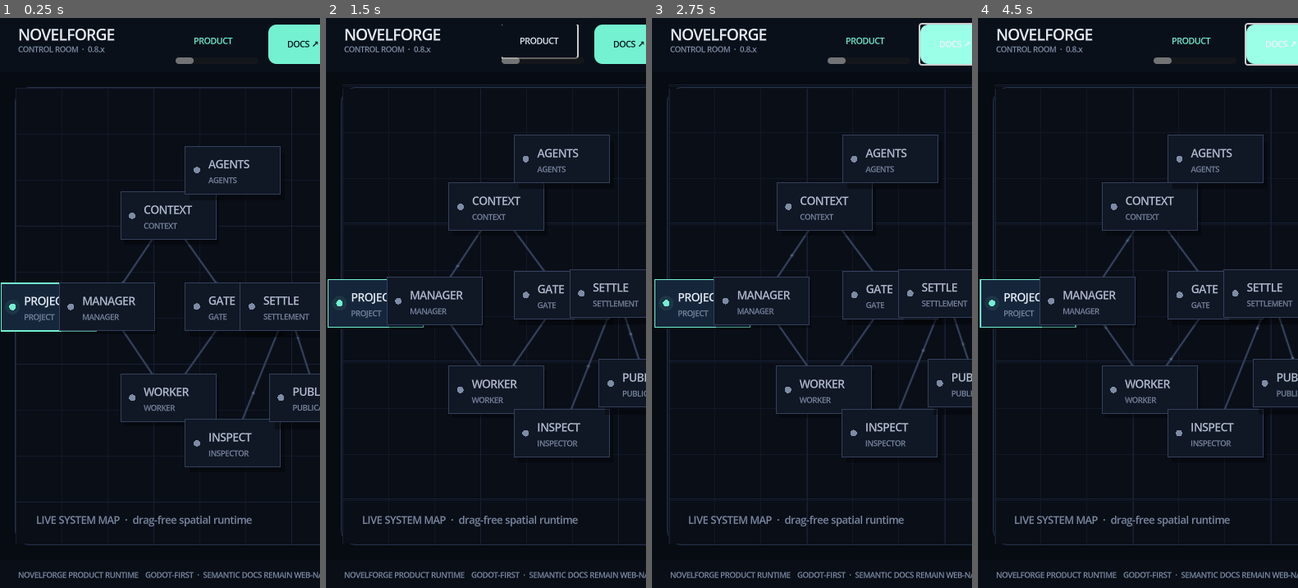
Above: before the commit, frames 1-4 (left to right).
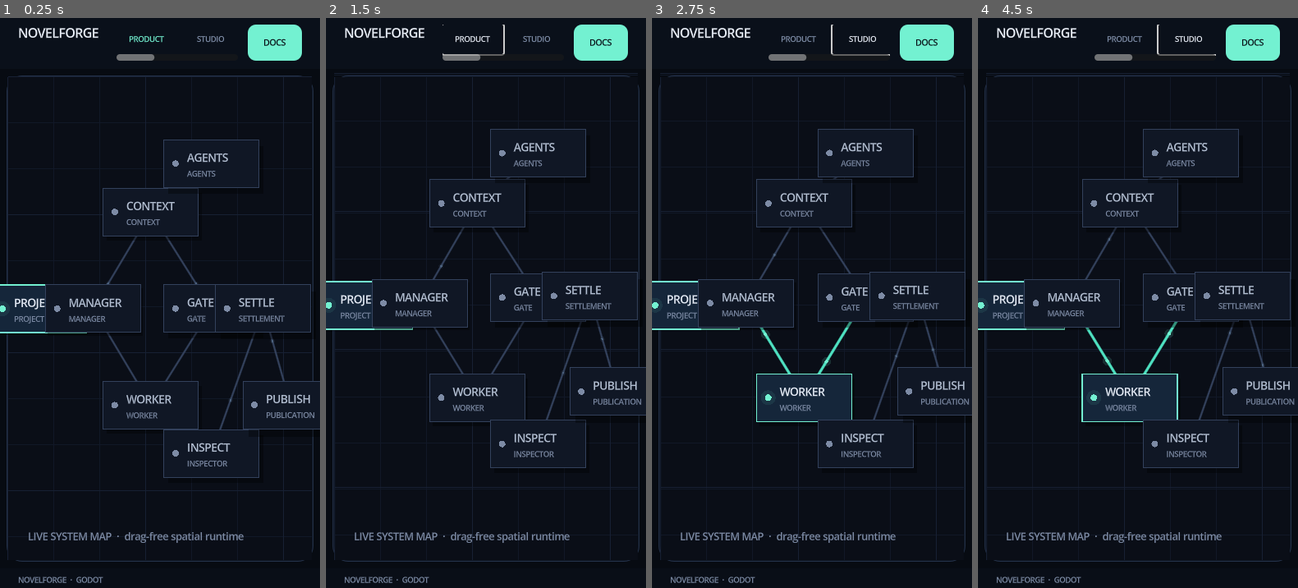
Above: after the commit, the same moments.

Repository: xiaooye/Quillframe
Game: Godot game, scene res://Main.tscn
Same seed, same stepped clock (60 frames per second), same inputs: the game is played once before the commit and once after it.
Inputs (mouse positions are in pixels of both pictures, inside the frame that each line leads up to):
- Up to frame 1 (0.25 s): no input
- Up to frame 2 (1.5 s): click "DOCS ↗" (after the commit: "DOCS") at 0.5 s; click "PRODUCT" at 1.25 s
- Up to frame 3 (2.75 s): click "STUDIO" at 2 s
- Up to frame 4 (4.5 s): click (1253, 40) at 2.75 s, where only the run after the commit has a clickable "ARCHITECTURE"; click "PRODUCT" at 3.5 s; click "STUDIO" at 4.25 s

The runs differ from the first frame. In frame 1, 13% of the frame differs, in the area x 0-100%, y 1-100%; in frame 2, 13%; in frame 3, 14%; in frame 4, 14%, in the area x 0-100%, y 0-100%.
Error after the commit: Invalid call. Nonexistent function 'set_layout_mode' in base 'Control (system_map.gd)'. (res://scripts/main.gd:552)

Commit message:
fix(site): adapt Godot control room to phone viewports

Diff:
--- a/site/godot/scripts/main.gd
+++ b/site/godot/scripts/main.gd
@@ -4,7 +4,6 @@
 
 const COLOR_BG := Color("070b12")
 const COLOR_PANEL := Color("0d1420")
-const COLOR_PANEL_ALT := Color("111a29")
 const COLOR_BORDER := Color("24324a")
 const COLOR_ACCENT := Color("73f1d1")
 const COLOR_TEXT := Color("e9eef7")
@@ -25,7 +24,7 @@
 	"/": {
 		"eyebrow": "PRODUCT RUNTIME",
 		"title": "NovelForge",
-		"copy": "A spatial control room for agentic long-form fiction production. The product surface is now rendered as a native Godot Web application.",
+		"copy": "A spatial control room for agentic long-form fiction production. The product surface is rendered as a native Godot Web application.",
 		"metrics": ["RUNTIME  GODOT 4.7", "SURFACE  2D / 2.5D", "DOCS  ASTRO"],
 	},
 	"/start": {
@@ -37,32 +36,32 @@
 	"/product": {
 		"eyebrow": "PRODUCT",
 		"title": "One runtime, explicit boundaries",
-		"copy": "NovelForge exposes production, inspection, publication, and agent surfaces as one coherent application rather than a stack of disconnected pages.",
+		"copy": "Production, inspection, publication, and agent surfaces live inside one coherent application rather than a stack of disconnected pages.",
 		"metrics": ["SHELL  UNIFIED", "ROUTES  10", "CANVAS  LIVE"],
 	},
 	"/studio": {
 		"eyebrow": "STUDIO",
 		"title": "Production terminal",
-		"copy": "Authoring work is represented as an explicit flow: context enters a worker, candidate output reaches a gate, and only approved state can settle.",
+		"copy": "Context enters a worker, candidate output reaches a gate, and only approved state can settle. The workflow remains visible while you move through it.",
 		"metrics": ["MODE  AUTHOR", "FLOW  EXPLICIT", "SETTLE  GUARDED"],
 	},
 	"/architecture": {
 		"eyebrow": "ARCHITECTURE",
 		"title": "Live system topology",
-		"copy": "Read the framework spatially. Hover the graph to reveal depth, follow moving packets through boundaries, and select a subsystem to inspect its role.",
+		"copy": "Read the framework spatially. Follow moving packets through boundaries and select a subsystem to bind the runtime inspector.",
 		"metrics": ["GRAPH  LIVE", "DEPTH  2.5D", "STATE  ROUTED"],
 	},
 	"/publication": {
 		"eyebrow": "PUBLICATION",
 		"title": "Derived output only",
-		"copy": "Publication is downstream of accepted state. The product surface keeps that boundary visible instead of presenting export as an isolated formatter.",
+		"copy": "Publication is downstream of accepted state. The interface keeps that boundary visible instead of presenting export as an isolated formatter.",
 		"metrics": ["SOURCE  ACCEPTED", "OUTPUT  DERIVED", "FORMATS  MULTI"],
 	},
 	"/inspect": {
 		"eyebrow": "INSPECT",
 		"title": "Exact projections",
 		"copy": "Inspect runtime state, fingerprints, handoffs, and evidence without implying mutation authority. Selection in the map updates this observatory in place.",
-		"metrics": ["MODE  READ ONLY", "EVIDENCE  BOUND", "AUTHORITY  FALSE"],
+		"metrics": ["MODE  OBSERVE", "EVIDENCE  BOUND", "AUTHORITY  EXPLICIT"],
 	},
 	"/playground": {
 		"eyebrow": "PLAYGROUND",
@@ -79,7 +78,7 @@
 	"/changelog": {
 		"eyebrow": "CHANGELOG",
 		"title": "Runtime evolution",
-		"copy": "Product changes remain a first-class route inside the shared scene. Documentation continues to live in the semantic web where long-form reading belongs.",
+		"copy": "Product changes remain a first-class route inside the shared scene. Documentation stays in the semantic web where long-form reading belongs.",
 		"metrics": ["VERSION  0.8.x", "UI  GODOT FIRST", "DOCS  STARLIGHT"],
 	},
 }
@@ -95,6 +94,16 @@
 var _map
 var _left_panel: Control
 var _right_panel: Control
+var _body_margin: MarginContainer
+var _topbar: PanelContainer
+var _brand: VBoxContainer
+var _brand_title: Label
+var _brand_meta: Label
+var _docs_button: Button
+var _footer: PanelContainer
+var _footer_left: Label
+var _footer_right: Label
+var _layout_mode := "desktop"
 
 func _ready() -> void:
 	_build_interface()
@@ -116,19 +125,17 @@
 	shell.add_theme_constant_override("separation", 0)
 	add_child(shell)
 
-	shell.add_child(_build_topbar())
-
-	var body_margin := MarginContainer.new()
-	body_margin.size_flags_vertical = Control.SIZE_EXPAND_FILL
-	body_margin.add_theme_constant_override("margin_left", 18)
-	body_margin.add_theme_constant_override("margin_right", 18)
-	body_margin.add_theme_constant_override("margin_top", 18)
-	body_margin.add_theme_constant_override("margin_bottom", 18)
-	shell.add_child(body_margin)
+	_topbar = _build_topbar()
+	shell.add_child(_topbar)
+
+	_body_margin = MarginContainer.new()
+	_body_margin.size_flags_vertical = Control.SIZE_EXPAND_FILL
+	_set_body_margins(18)
+	shell.add_child(_body_margin)
 
 	var body := HBoxContainer.new()
 	body.add_theme_constant_override("separation", 14)
-	body_margin.add_child(body)
+	_body_margin.add_child(body)
 
 	_left_panel = _build_page_panel()
 	body.add_child(_left_panel)
@@ -156,10 +163,10 @@
 	_right_panel = _build_runtime_panel()
 	body.add_child(_right_panel)
 
-	var footer := _build_footer()
-	shell.add_child(footer)
-
-func _build_topbar() -> Control:
+	_footer = _build_footer()
+	shell.add_child(_footer)
+
+func _build_topbar() -> PanelContainer:
 	var panel := PanelContainer.new()
 	panel.custom_minimum_size.y = 68
 	panel.add_theme_stylebox_override("panel", _style(Color("0a101a"), COLOR_BORDER, 0, 0, false, true))
@@ -175,22 +182,22 @@
 	row.add_theme_constant_override("separation", 12)
 	margin.add_child(row)
 
-	var brand := VBoxContainer.new()
-	brand.custom_minimum_size.x = 180
-	brand.add_theme_constant_override("separation", -2)
-	row.add_child(brand)
-
-	var brand_title := Label.new()
-	brand_title.text = "NOVELFORGE"
-	brand_title.add_theme_font_size_override("font_size", 18)
-	brand_title.add_theme_color_override("font_color", COLOR_TEXT)
-	brand.add_child(brand_title)
-
-	var brand_meta := Label.new()
-	brand_meta.text = "CONTROL ROOM  ·  0.8.x"
-	brand_meta.add_theme_font_size_override("font_size", 9)
-	brand_meta.add_theme_color_override("font_color", COLOR_MUTED)
-	brand.add_child(brand_meta)
+	_brand = VBoxContainer.new()
+	_brand.custom_minimum_size.x = 180
+	_brand.add_theme_constant_override("separation", -2)
+	row.add_child(_brand)
+
+	_brand_title = Label.new()
+	_brand_title.text = "NOVELFORGE"
+	_brand_title.add_theme_font_size_override("font_size", 18)
+	_brand_title.add_theme_color_override("font_color", COLOR_TEXT)
+	_brand.add_child(_brand_title)
+
+	_brand_meta = Label.new()
+	_brand_meta.text = "CONTROL ROOM  ·  0.8.x"
+	_brand_meta.add_theme_font_size_override("font_size", 9)
+	_brand_meta.add_theme_color_override("font_color", COLOR_MUTED)
+	_brand.add_child(_brand_meta)
 
 	var nav_scroll := ScrollContainer.new()
 	nav_scroll.size_flags_horizontal = Control.SIZE_EXPAND_FILL
@@ -216,15 +223,15 @@
 		nav.add_child(button)
 		_nav_buttons[route] = button
 
-	var docs := Button.new()
-	docs.text = "DOCS ↗"
-	docs.custom_minimum_size = Vector2(86, 40)
-	docs.add_theme_font_size_override("font_size", 10)
-	docs.add_theme_color_override("font_color", Color("071016"))
-	docs.add_theme_stylebox_override("normal", _style(COLOR_ACCENT, COLOR_ACCENT, 10, 0))
-	docs.add_theme_stylebox_override("hover", _style(Color("9bffe8"), Color("9bffe8"), 10, 0))
-	docs.pressed.connect(_open_docs)
-	row.add_child(docs)
+	_docs_button = Button.new()
+	_docs_button.text = "DOCS ↗"
+	_docs_button.custom_minimum_size = Vector2(86, 40)
+	_docs_button.add_theme_font_size_override("font_size", 10)
+	_docs_button.add_theme_color_override("font_color", Color("071016"))
+	_docs_button.add_theme_stylebox_override("normal", _style(COLOR_ACCENT, COLOR_ACCENT, 10, 0))
+	_docs_button.add_theme_stylebox_override("hover", _style(Color("9bffe8"), Color("9bffe8"), 10, 0))
+	_docs_button.pressed.connect(_open_docs)
+	row.add_child(_docs_button)
 
 	return panel
 
@@ -366,7 +373,7 @@
 
 	return panel
 
-func _build_footer() -> Control:
+func _build_footer() -> PanelContainer:
 	var panel := PanelContainer.new()
 	panel.custom_minimum_size.y = 38
 	panel.add_theme_stylebox_override("panel", _style(Color("090e17"), COLOR_BORDER, 0, 0, true, false))
@@ -379,21 +386,21 @@
 	var row := HBoxContainer.new()
 	margin.add_child(row)
 
-	var left := Label.new()
-	left.text = "NOVELFORGE PRODUCT RUNTIME"
-	left.add_theme_font_size_override("font_size", 9)
-	left.add_theme_color_override("font_color", COLOR_MUTED)
-	row.add_child(left)
+	_footer_left = Label.new()
+	_footer_left.text = "NOVELFORGE PRODUCT RUNTIME"
+	_footer_left.add_theme_font_size_override("font_size", 9)
+	_footer_left.add_theme_color_override("font_color", COLOR_MUTED)
+	row.add_child(_footer_left)
 
 	var spacer := Control.new()
 	spacer.size_flags_horizontal = Control.SIZE_EXPAND_FILL
 	row.add_child(spacer)
 
-	var right := Label.new()
-	right.text = "GODOT-FIRST  ·  SEMANTIC DOCS REMAIN WEB-NATIVE"
-	right.add_theme_font_size_override("font_size", 9)
-	right.add_theme_color_override("font_color", COLOR_MUTED)
-	row.add_child(right)
+	_footer_right = Label.new()
+	_footer_right.text = "GODOT-FIRST  ·  SEMANTIC DOCS REMAIN WEB-NATIVE"
+	_footer_right.add_theme_font_size_override("font_size", 9)
+	_footer_right.add_theme_color_override("font_color", COLOR_MUTED)
+	row.add_child(_footer_right)
 
 	return panel
 
@@ -458,6 +465,10 @@
 	match node_id:
 		"project":
 			_navigate("/", true)
+		"worker":
+			_navigate("/studio", true)
+		"context":
+			_navigate("/playground", true)
 		"publication":
 			_navigate("/publication", true)
 		"inspector":
@@ -467,22 +478,87 @@
 		_:
 			pass
 
+func _set_body_margins(value: int) -> void:
+	_body_margin.add_theme_constant_override("margin_left", value)
+	_body_margin.add_theme_constant_override("margin_right", value)
+	_body_margin.add_theme_constant_override("margin_top", value)
+	_body_margin.add_theme_constant_override("margin_bottom", value)
+
+func _responsive_width() -> float:
+	if OS.has_feature("web"):
+		return float(JavaScriptBridge.eval("window.innerWidth"))
+	return size.x
+
+func _responsive_height() -> float:
+	if OS.has_feature("web"):
+		return float(JavaScriptBridge.eval("window.innerHeight"))
+	return size.y
+
 func _apply_responsive_layout() -> void:
-	var compact := size.x < 1080.0
-	var phone := size.x < 720.0
+	var viewport_width := _responsive_width()
+	var viewport_height := _responsive_height()
+	var phone := viewport_width < 720.0
+	var compact := viewport_width < 1080.0
+	_layout_mode = "phone" if phone else ("compact" if compact else "desktop")
+
 	_left_panel.visible = not compact
 	_right_panel.visible = not compact
+	_footer_right.visible = not compact
+	_brand_meta.visible = not phone
+
 	if phone:
-		_map.custom_minimum_size = Vector2(300, 520)
+		_topbar.custom_minimum_size.y = 58
+		_brand.custom_minimum_size.x = 108
+		_brand_title.add_theme_font_size_override("font_size", 15)
+		_docs_button.custom_minimum_size = Vector2(66, 36)
+		_docs_button.text = "DOCS"
+		_footer.custom_minimum_size.y = 30
+		_footer_left.text = "NOVELFORGE  ·  GODOT"
+		_map.custom_minimum_size = Vector2(280, maxf(320.0, viewport_height - 112.0))
+		_set_body_margins(8)
+		for route in _nav_buttons:
+			var phone_button: Button = _nav_buttons[route]
+			phone_button.custom_minimum_size = Vector2(74, 36)
+			phone_button.add_theme_font_size_override("font_size", 9)
+	elif compact:
+		_topbar.custom_minimum_size.y = 64
+		_brand.custom_minimum_size.x = 154
+		_brand_title.add_theme_font_size_override("font_size", 17)
+		_docs_button.custom_minimum_size = Vector2(78, 38)
+		_docs_button.text = "DOCS ↗"
+		_footer.custom_minimum_size.y = 34
+		_footer_left.text = "NOVELFORGE PRODUCT RUNTIME"
+		_map.custom_minimum_size = Vector2(380, 460)
+		_set_body_margins(12)
+		for route in _nav_buttons:
+			var compact_button: Button = _nav_buttons[route]
+			compact_button.custom_minimum_size = Vector2(82, 38)
+			compact_button.add_theme_font_size_override("font_size", 9)
 	else:
+		_topbar.custom_minimum_size.y = 68
+		_brand.custom_minimum_size.x = 180
+		_brand_title.add_theme_font_size_override("font_size", 18)
+		_docs_button.custom_minimum_size = Vector2(86, 40)
+		_docs_button.text = "DOCS ↗"
+		_footer.custom_minimum_size.y = 38
+		_footer_left.text = "NOVELFORGE PRODUCT RUNTIME"
 		_map.custom_minimum_size = Vector2(420, 520)
+		_set_body_margins(18)
+		for route in _nav_buttons:
+			var desktop_button: Button = _nav_buttons[route]
+			desktop_button.custom_minimum_size = Vector2(92, 40)
+			desktop_button.add_theme_font_size_override("font_size", 10)
+
+	_map.set_layout_mode(_layout_mode)
+	_publish_layout_state()
+
+func _publish_layout_state() -> void:
+	if OS.has_feature("web"):
+		JavaScriptBridge.eval("document.documentElement.dataset.novelforgeLayout='%s';" % _layout_mode)
 
 func _install_browser_history_guard() -> void:
 	if not OS.has_feature("web"):
 		return
-	# Keep browser history authoritative without holding a JavaScript callback
-	# object inside the scene. A popstate performs a cheap hard reload of the
-	# current product path; the new scene restores route focus from pathname.
 	JavaScriptBridge.eval("if(!window.__novelforgePopstateReloadInstalled){window.__novelforgePopstateReloadInstalled=true;window.addEventListener('popstate',()=>window.location.reload());}")
 
 func _browser_path() -> String:
@@ -491,6 +567,7 @@
 	return str(JavaScriptBridge.eval("window.location.pathname"))
 
 func _signal_web_ready() -> void:
+	_apply_responsive_layout()
 	if not OS.has_feature("web"):
 		return
 	JavaScriptBridge.eval("document.documentElement.dataset.novelforgeRuntime='ready';const loader=document.getElementById('nf-loader');if(loader){loader.classList.add('is-ready');}window.dispatchEvent(new CustomEvent('novelforge:ready')); ")
